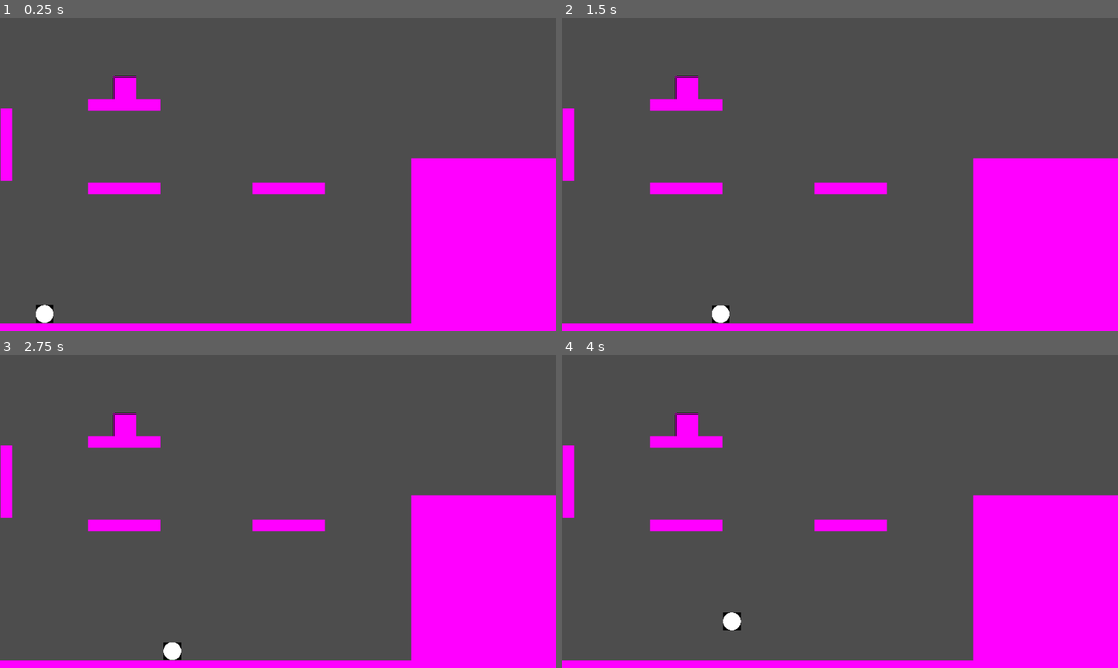
Above: before the commit, frames 1-4 (two rows, left to right).
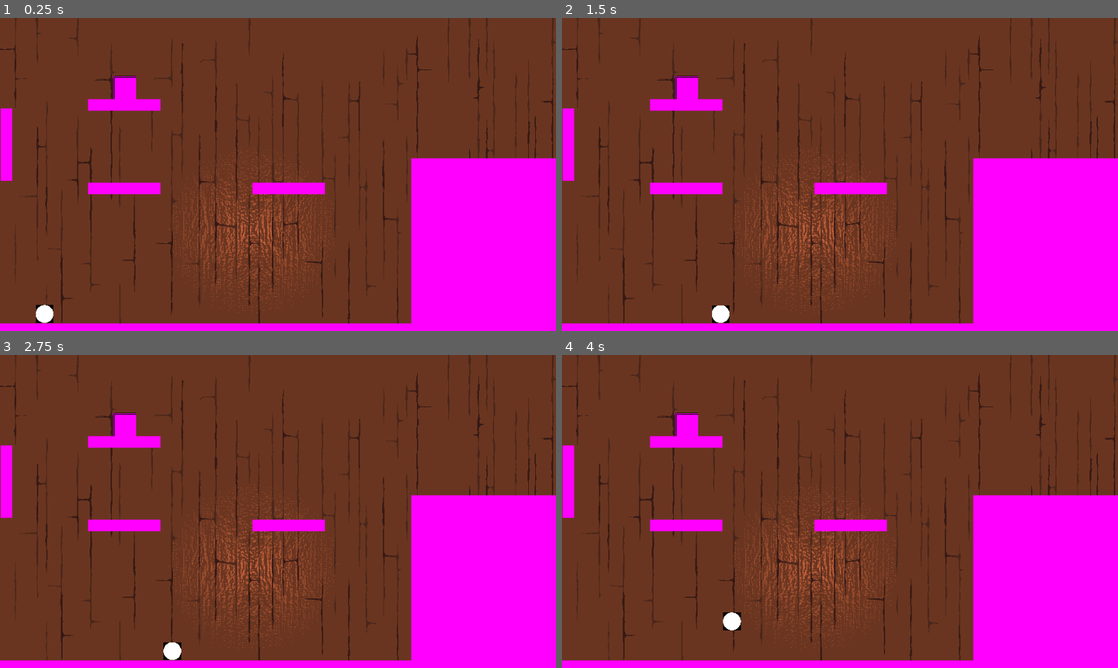
Above: after the commit, the same moments.

Repository: NAERNON/ggj-2026-mask
Game: Godot game, scene res://scenes/main.tscn
Same seed, same stepped clock (60 frames per second), same inputs: the game is played once before the commit and once after it.
Inputs:
- Up to frame 1 (0.25 s): no input
- Up to frame 2 (1.5 s): tap Enter at 0.5 s; hold D (move_tape_right) 0.53-1.28 s; hold R (move_tape_reroll) 0.53-1.28 s; tap Space (move_tape_jump) at 0.77 s; hold S (move_tape_down) from 1.28 s (still down); tap G (tape_switch_grip) at 1.35 s
- Up to frame 3 (2.75 s): tap Space (move_tape_jump) at 1.52 s; release S (move_tape_down) at 2.03 s; hold D (move_tape_right) from 2.03 s (still down); hold R (move_tape_reroll) from 2.03 s (still down)
- Up to frame 4 (4 s): release D (move_tape_right) at 2.78 s; release R (move_tape_reroll) at 2.78 s; hold W (move_tape_up) 2.78-3.53 s; tap G (tape_switch_grip) at 2.85 s; tap Space (move_tape_jump) at 3.02, 3.77 s; hold A (move_tape_left) from 3.53 s (still down); hold R (move_tape_reroll) from 3.53 s (still down)

The runs differ from the first frame. In frame 1, 81% of the frame differs, in the area x 0-100%, y 0-98%; in frame 2, 81%; in frame 3, 81%; in frame 4, 81%.

Commit message:
House background added

Diff:
--- /dev/null
+++ b/aseprite/house/background.tres
@@ -0,0 +1,8 @@
+[gd_resource type="CanvasTexture" format=3 uid="uid://cj1mrtn34jdjd"]
+
+[ext_resource type="Texture2D" uid="uid://dkba5r2jqjmhf" path="res://aseprite/house/background.png" id="1_ursfv"]
+[ext_resource type="Texture2D" uid="uid://bknhpnqlglo7n" path="res://aseprite/house/background_normals.png" id="2_7iya4"]
+
+[resource]
+diffuse_texture = ExtResource("1_ursfv")
+normal_texture = ExtResource("2_7iya4")
--- a/scenes/main.tscn
+++ b/scenes/main.tscn
@@ -2,6 +2,8 @@
 
 [ext_resource type="Script" uid="uid://dy78nvx7md1h5" path="res://scenes/main.gd" id="1_0wfyh"]
 [ext_resource type="PackedScene" uid="uid://ba5ixoxqnb3gk" path="res://assets/masking_tape.tscn" id="1_o5qli"]
+[ext_resource type="Texture2D" uid="uid://cj1mrtn34jdjd" path="res://aseprite/house/background.tres" id="2_sugp2"]
+[ext_resource type="Texture2D" uid="uid://i2k4p6ekqwfd" path="res://aseprite/house/light.png" id="4_jyhfs"]
 
 [sub_resource type="RectangleShape2D" id="RectangleShape2D_0wfyh"]
 size = Vector2(250, 285)
@@ -36,6 +38,10 @@
 epsilon_corner = 2.5
 rubber_width = 1.0
 platforms = NodePath("Platforms")
+
+[node name="Background" type="Sprite2D" parent="." unique_id=323147266]
+texture = ExtResource("2_sugp2")
+offset = Vector2(480, 270)
 
 [node name="MaskingTape" parent="." unique_id=311947507 instance=ExtResource("1_o5qli")]
 position = Vector2(77, 510)
@@ -140,6 +146,10 @@
 [node name="Sprite2D" type="Sprite2D" parent="Box" unique_id=1141377628]
 texture = SubResource("PlaceholderTexture2D_tipki")
 
+[node name="PlayerLight" type="PointLight2D" parent="." unique_id=86818424]
+position = Vector2(437, 367)
+texture = ExtResource("4_jyhfs")
+
 [connection signal="end_grip" from="MaskingTape" to="." method="_on_masking_tape_end_grip"]
 [connection signal="reroll" from="MaskingTape" to="." method="_on_masking_tape_reroll"]
 [connection signal="start_grip" from="MaskingTape" to="." method="_on_masking_tape_start_grip"]
Binary file added: aseprite/house/background.aseprite
Binary file added: aseprite/house/background.png
Not shown, added: aseprite/house/background.png.import
Binary file added: aseprite/house/background_height.aseprite
Binary file added: aseprite/house/background_normals.png
Not shown, added: aseprite/house/background_normals.png.import
Binary file added: aseprite/house/light.aseprite
Binary file added: aseprite/house/light.png
Not shown, added: aseprite/house/light.png.import
